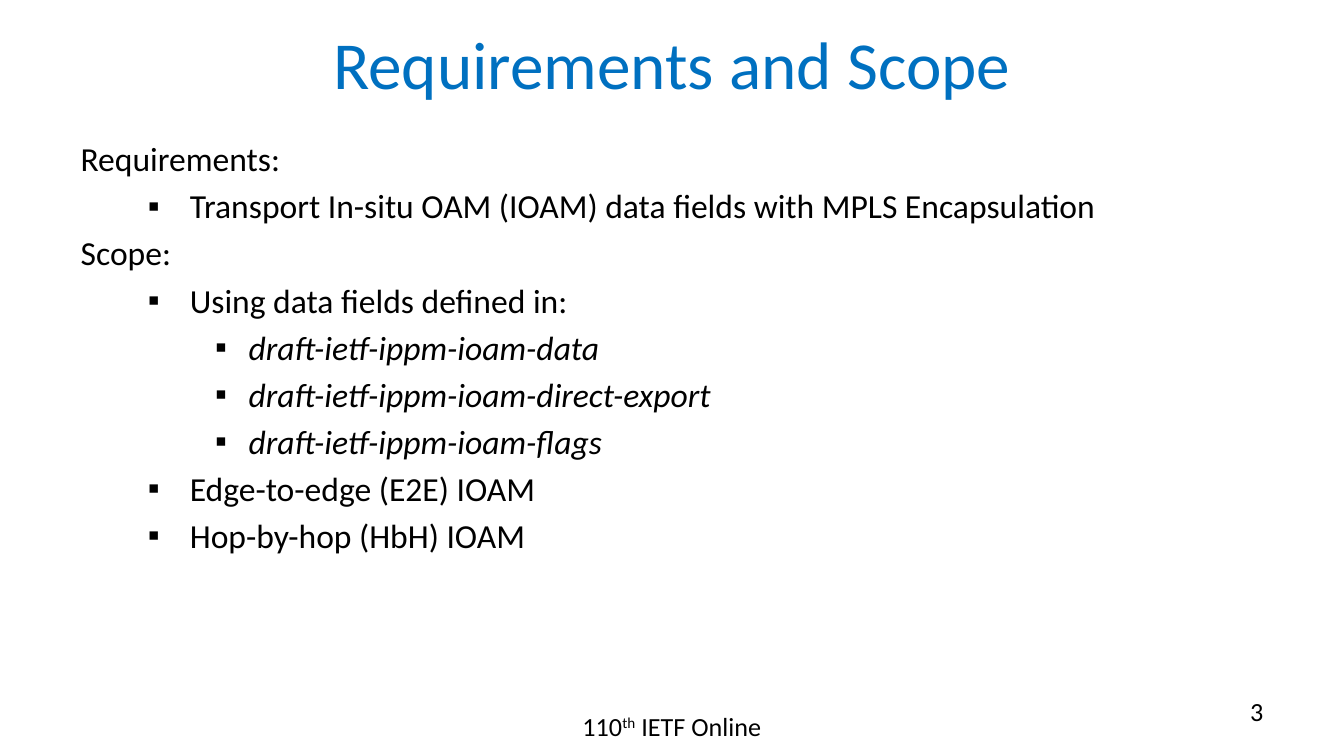
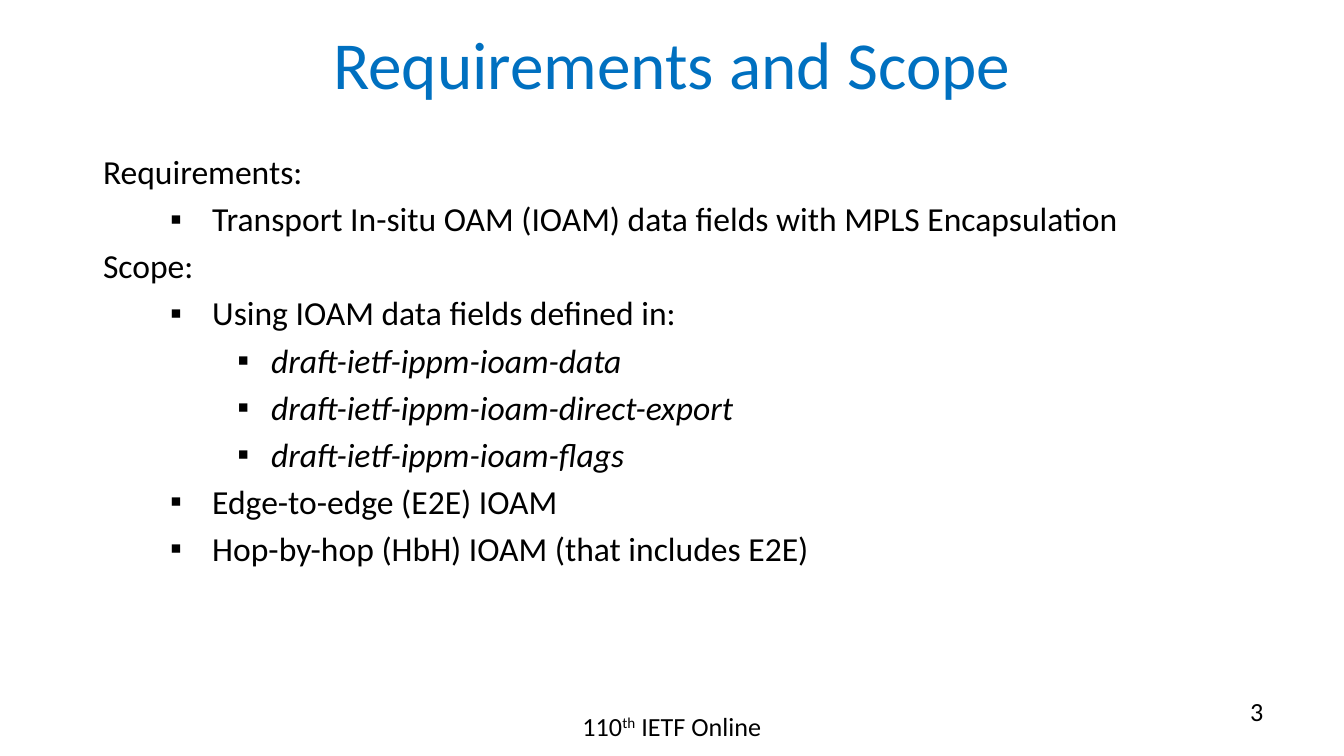
Before and after one commit to rakgandhi/ietf-slides, a slide deck: slide 3 of draft-gandhi-mpls-ioam-sr-05.pptx. Drawn at 1344x756 pixels with LibreOffice and Linux fonts; fonts in the diff are those of the drawing. Boxes give left, top, right and bottom in pixels: in the first picture for what was removed or moved away, otherwise in the second. Text is boxed around its words. In the diff, an @@ line names an element or a change of style, - is before the commit and + after.

```diff
--- a/draft-gandhi-mpls-ioam-sr-05.pptx
+++ b/draft-gandhi-mpls-ioam-sr-05.pptx
@@ text "Requirements:": place and size @@
-text "Requirements:" at (81,148,1095,554)
+text "Requirements:" at (103,161,1117,567)
@@ text at (212,301,675,331): text changed @@
-  ▪ Using data fields defined in:
+  ▪ Using IOAM data fields defined in:
@@ text at (212,536,808,567): text changed @@
-  ▪ Hop-by-hop (HbH) IOAM
+  ▪ Hop-by-hop (HbH) IOAM (that includes E2E)
```
Also in this commit, not shown: 19 other slides changed, 1 slide removed, 5 other files.
